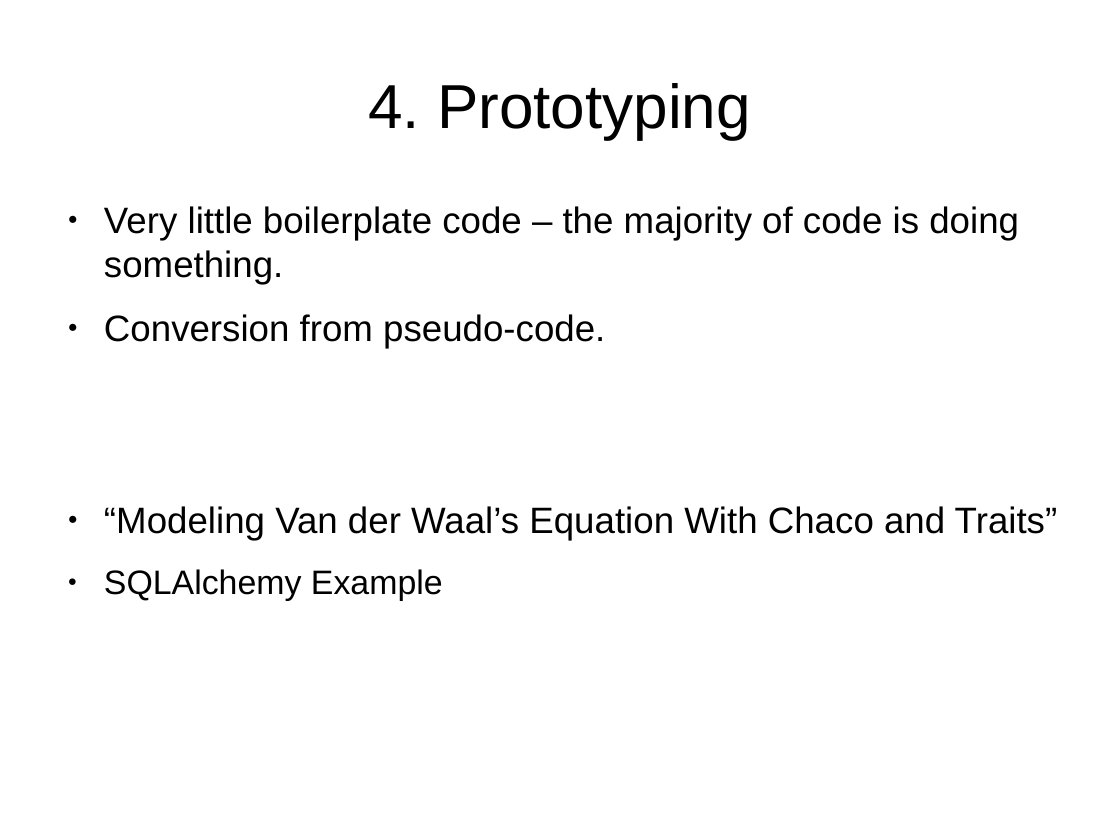
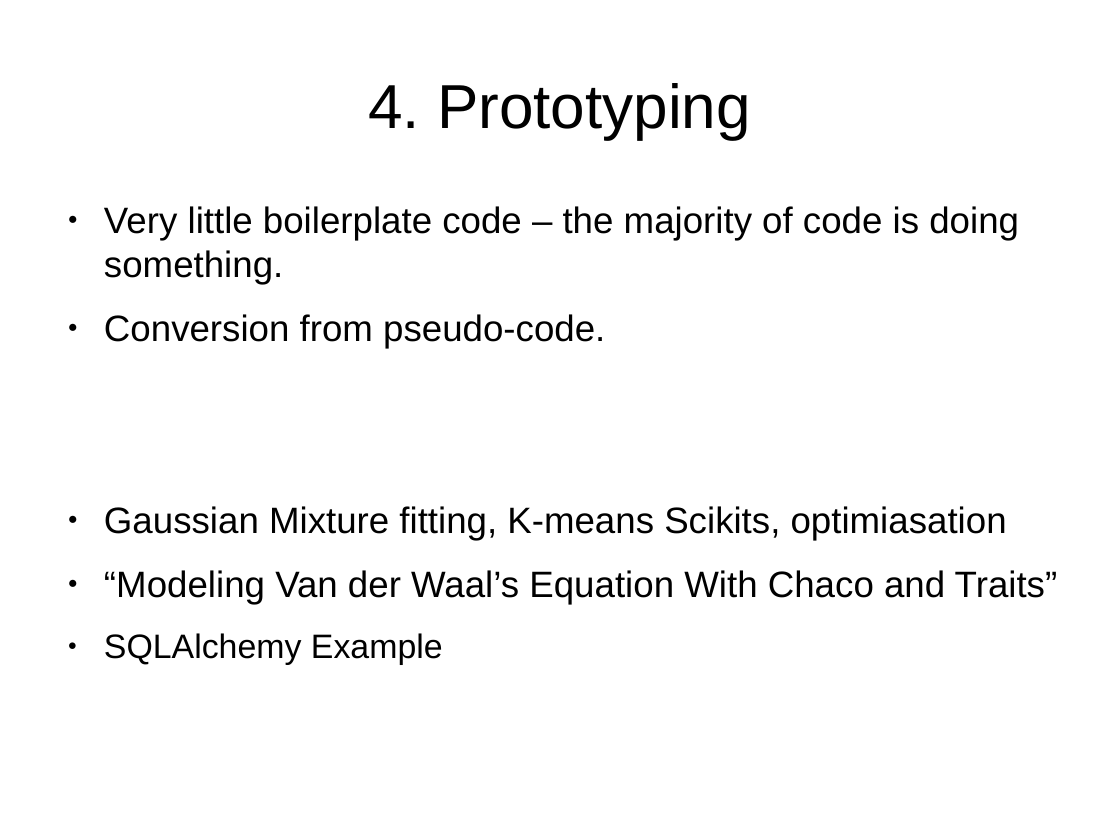
Before and after one commit to mikehulluk/IntroductionToResearchComputing, a slide deck: slide 7 of Wk8/WhYPython.odp. Drawn at 1120x840 pixels with LibreOffice and Linux fonts; fonts in the diff are those of the drawing. Boxes give left, top, right and bottom in pixels: in the first picture for what was removed or moved away, otherwise in the second. Text is boxed around its words. In the diff, an @@ line names an element or a change of style, - is before the commit and + after.

```diff
--- a/Wk8/WhYPython.odp
+++ b/Wk8/WhYPython.odp
@@ text at bbox=[104, 506, 1007, 540]: paragraph added @@
+● Gaussian Mixture fitting, K-means Scikits, optimiasation
```
Also in this commit, not shown: 9 other slides changed, 1 slide added.
